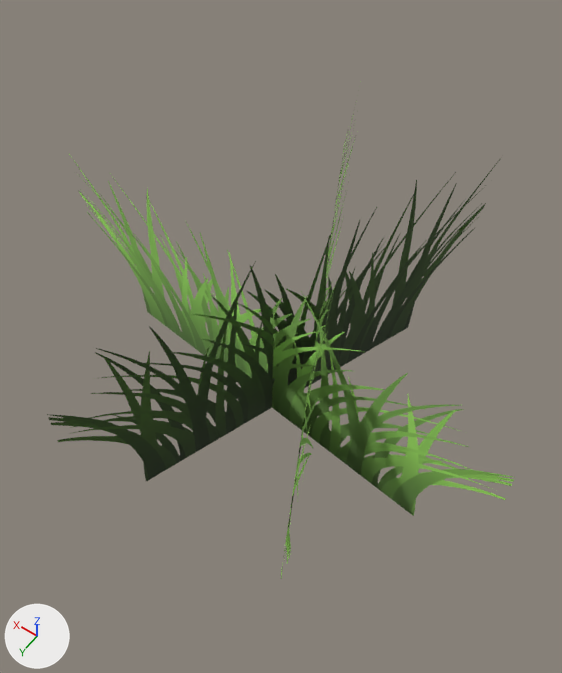
The glTF model assets/models/nature/grass_2.glb as it was, and as the next commit left it.
One viewpoint serves both versions: a 50 mm camera at (-0.388, 0.543, 0.966) aimed at (-0.002, 0.003, 0.118). Arrows for +X, +Y and +Z are at lower left; the lights stay in place. The picture after the commit comes second. Vertices at exactly the same position are counted once.

Names of what the first picture shows: 'grass_2'.
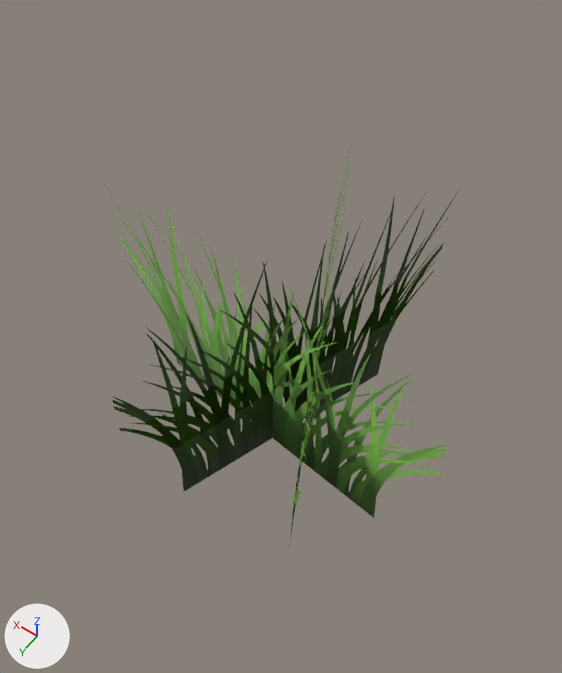
Diff of the bpy script that builds the scene:
```diff
--- a/assets/models/nature/grass_2.glb.py
+++ b/assets/models/nature/grass_2.glb.py
@@ me_grass_2 @@
 # used by ob_grass_2; location = (0.0, 0.0, 0.0)
-me_grass_2.from_pydata(...)  # 18 vertices, 12 faces; spans x -0.364..0.374, y -0.362..0.333, z -0.03..0.385
-me_grass_2.vertices[0].co = (-0.364, 0.07, -0.03)
-me_grass_2.vertices[1].co = (0.371, -0.015, -0.03)
-me_grass_2.vertices[2].co = (-0.364, 0.077, 0.156)
-me_grass_2.vertices[3].co = (0.372, -0.007, 0.156)  # pixel (84, 203)
-me_grass_2.vertices[4].co = (-0.361, 0.101, 0.342)
-me_grass_2.vertices[5].co = (0.374, 0.017, 0.342)
-me_grass_2.vertices[6].co = (-0.206, 0.307, -0.03)
-me_grass_2.vertices[7].co = (0.131, -0.345, -0.03)  # pixel (332, 229)
-me_grass_2.vertices[8].co = (-0.214, 0.302, 0.167)
-me_grass_2.vertices[9].co = (0.123, -0.349, 0.167)  # pixel (344, 141)
-me_grass_2.vertices[10].co = (-0.238, 0.29, 0.364)
-me_grass_2.vertices[11].co = (0.099, -0.362, 0.364)
-me_grass_2.vertices[12].co = (0.098, 0.316, -0.03)
-me_grass_2.vertices[13].co = (-0.122, -0.308, -0.03)
-me_grass_2.vertices[14].co = (0.084, 0.321, 0.178)
-me_grass_2.vertices[15].co = (-0.136, -0.303, 0.178)
-me_grass_2.vertices[16].co = (0.052, 0.333, 0.385)
-me_grass_2.vertices[17].co = (-0.168, -0.292, 0.385)
+me_grass_2.from_pydata(...)  # 18 vertices, 12 faces; spans x -0.286..0.296, y -0.292..0.266, z -0.12..0.385
+# me_grass_2 part 1
+me_grass_2.vertices[0].co = (-0.286, 0.061, -0.12)
+me_grass_2.vertices[1].co = (0.292, -0.006, -0.12)
+me_grass_2.vertices[2].co = (-0.285, 0.068, 0.111)
+me_grass_2.vertices[3].co = (0.293, 0.002, 0.111)  # pixel (123, 249)
+me_grass_2.vertices[4].co = (-0.282, 0.092, 0.342)
+me_grass_2.vertices[5].co = (0.296, 0.026, 0.342)
+me_grass_2.vertices[6].co = (-0.17, 0.237, -0.12)
+me_grass_2.vertices[7].co = (0.095, -0.275, -0.12)  # pixel (325, 294)
+me_grass_2.vertices[8].co = (-0.178, 0.233, 0.122)
+me_grass_2.vertices[9].co = (0.087, -0.28, 0.122)  # pixel (338, 195)
+me_grass_2.vertices[10].co = (-0.202, 0.22, 0.364)
+me_grass_2.vertices[11].co = (0.063, -0.292, 0.364)
+me_grass_2.vertices[12].co = (0.074, 0.25, -0.12)
+me_grass_2.vertices[13].co = (-0.099, -0.241, -0.12)
+me_grass_2.vertices[14].co = (0.06, 0.255, 0.133)
+me_grass_2.vertices[15].co = (-0.113, -0.236, 0.133)  # pixel (436, 260)
+me_grass_2.vertices[16].co = (0.028, 0.266, 0.385)
+me_grass_2.vertices[17].co = (-0.145, -0.225, 0.385)
 me_grass_2.materials.append(mat_card_grass_0_32)
```

Where the change shows, as pixel boxes (x1, y1, x2, y2) in the pictures (562 x 673 px):
'grass_2', reshaped
    before: (47, 81, 514, 579)
    after: (104, 145, 461, 547)
